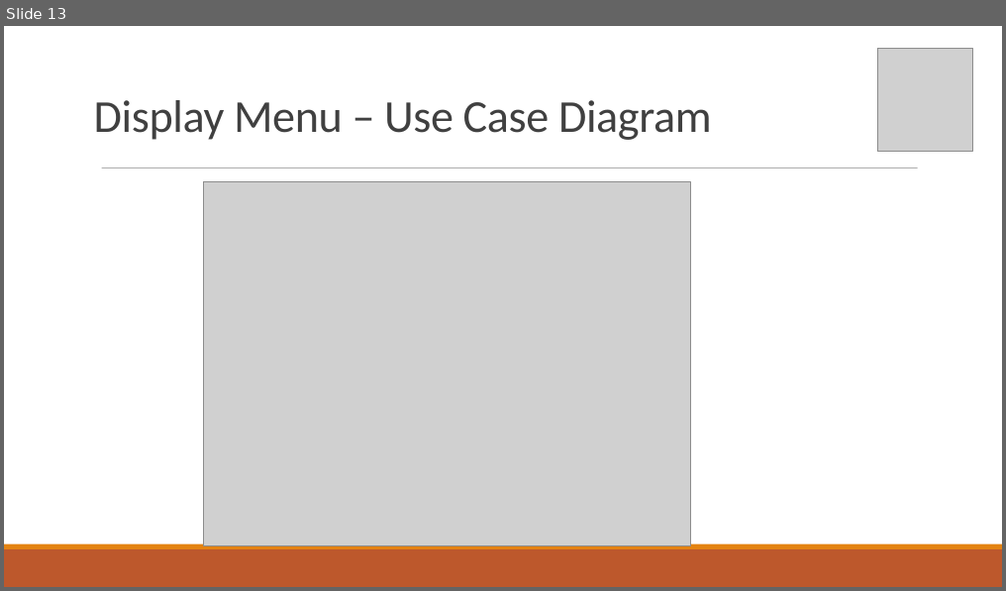
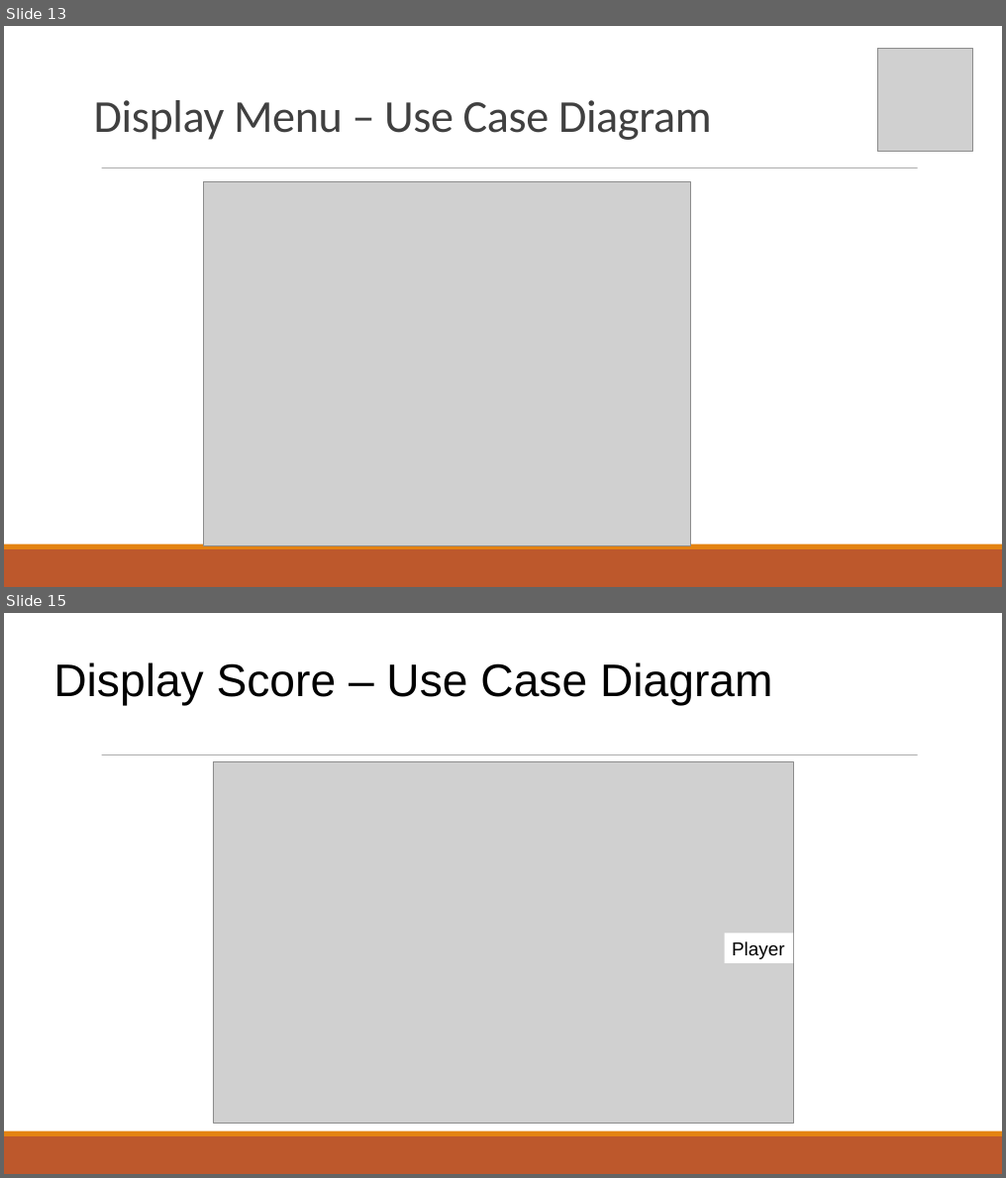
Before and after one commit to Corbono2/Banana-Clone, a slide deck: docs/Debugger.pptx. Shown one above the other, each under a label of ours: slide 13 before the commit, slides 13 and 15 after it; the slides between them are not shown. The pictures are 1006x591 and 1006x1178 pixels, drawn with LibreOffice and Linux fonts; fonts in the diff are those of the drawing; grey boxes stand for pictures. Boxes give left, top, right and bottom in pixels: in the first picture for what was removed or moved away, otherwise in the second. Text is boxed around its words. In the diff, an @@ line names an element or a change of style, - is before the commit and + after.

```diff
--- a/docs/Debugger.pptx
+++ b/docs/Debugger.pptx
@@ slide 15 added at bbox=[4, 613, 1002, 1174], background #FFFFFF; not listed: 3 template elements that a slide beside it also shows @@
@@ title added at bbox=[54, 663, 773, 706], 44 pt, text #000000 @@
+Display Score – Use Case Diagram
@@ picture added at bbox=[213, 761, 793, 1123] @@
@@ rectangle added at bbox=[725, 934, 794, 963], fill #FFFFFF, 18 pt, text #000000 @@
+Player
```
Also in this commit, not shown: 1 other slide added.
